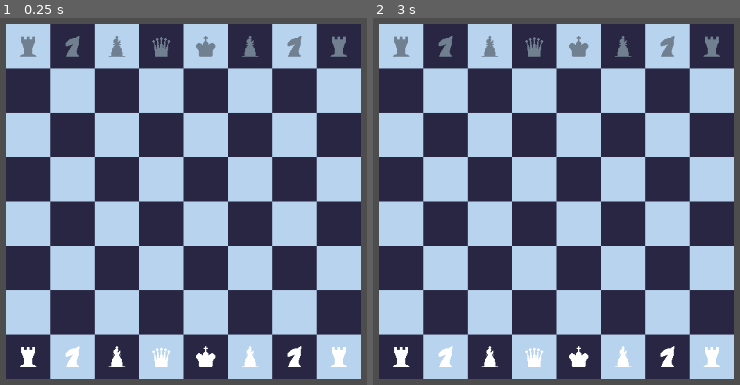
Above: before the commit, frames 1-2 (left to right).
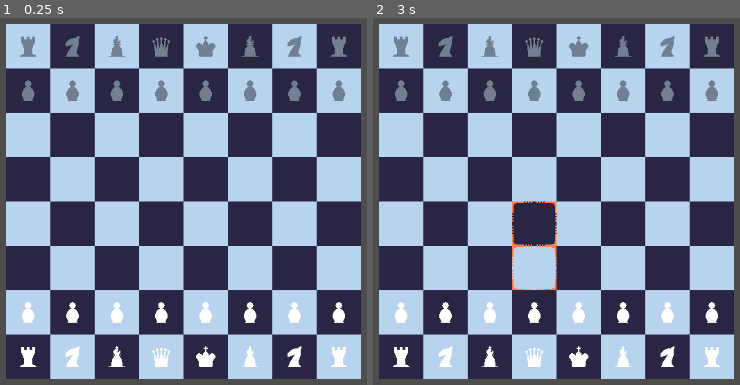
Above: after the commit, the same moments.

Repository: MDJolley/Godot-Chess
Game: Godot game, scene res://board/scenes/board.tscn
Two runs of this game, one before a commit and one after it. Both use one fixed random seed, a clock stepped at 60 frames per second and the inputs below.
Inputs (mouse positions are in pixels of both pictures, inside the frame that each line leads up to):
- Up to frame 1 (0.25 s): no input
- Up to frame 2 (3 s): tap Enter at 0.5, 2 s; move the mouse to (732, 179) at 0.52 s; click (732, 179) at 0.67 s; tap Space at 1.25, 2.75 s; move the mouse to (395, 223) at 1.27 s; click (395, 223) at 1.42 s; move the mouse to (637, 102) at 2.02 s; click (637, 102) at 2.17 s; move the mouse to (516, 289) at 2.77 s; click (516, 289) at 2.92 s

The runs differ from the first frame. In frame 1, 2.2% of the frame differs, in the area x 5-95%, y 16-84%; in frame 2, 2.6%.
Error before the commit: Parse Error: The member "hasMoved" already exists in parent class Piece. (res://pieces/model/pawn.gd:5)

Commit message:
removed the ability to castle with a pawn

Diff:
--- a/board/scripts/board.gd
+++ b/board/scripts/board.gd
@@ -67,18 +67,18 @@
 
 func movePiece(endTile) -> bool:
 	var piece = selectedTile.piece
-	var isKing = (selectedTile.piece.type == Piece.Type.KING)
+	var isCastling = (selectedTile.piece.type == Piece.Type.KING and (abs(selectedTile.location.x - endTile.location.x) > 0))
 	#If piece at starting location is null, return false.
 	if not piece: return false
 	#We need to decouple the piece from its original parent
 	selectedTile.remove_child(piece)
 	endTile.piece = piece
 	endTile.piece.hasMoved = true
-	if(isKing and (abs(selectedTile.location.x - endTile.location.x) > 0)):
-		if(endTile.location.x < 4):
+	if(isCastling):
+		if(endTile.location.x < 4 and boardState[endTile.location + Vector2(-1, 0)].piece.type == Piece.Type.ROOK):
 			selectedTile = boardState[endTile.location + Vector2(-1, 0)]
 			movePiece(boardState[endTile.location + Vector2(1, 0)])
-		elif(endTile.location.x > 4):
+		elif(endTile.location.x > 4 and boardState[endTile.location + Vector2(1, 0)].piece.type == Piece.Type.ROOK):
 			selectedTile = boardState[endTile.location + Vector2(1, 0)]
 			movePiece(boardState[endTile.location + Vector2(-1, 0)])
 	#For now we just return true if we didn't catch an issue early on.
--- a/pieces/model/pawn.gd
+++ b/pieces/model/pawn.gd
@@ -1,8 +1,5 @@
 extends Piece
 class_name Pawn
-
-#Remove this once Piece class has this bool
-var hasMoved : bool = false
 
 var legalMoves : Array = [Vector2(0, 1)]
 var attackMoves : Array = []
--- a/pieces/repo/bishop.tscn
+++ b/pieces/repo/bishop.tscn
@@ -6,7 +6,6 @@
 [node name="Piece" type="Node2D"]
 position = Vector2(32, 32)
 script = ExtResource("1_wuxrr")
-type = 3
 
 [node name="Sprite" type="Sprite2D" parent="."]
 texture = ExtResource("2_5emqr")
--- a/pieces/repo/knight.tscn
+++ b/pieces/repo/knight.tscn
@@ -6,7 +6,6 @@
 [node name="Piece" type="Node2D"]
 position = Vector2(32, 32)
 script = ExtResource("1_5q7mk")
-type = 2
 
 [node name="Sprite" type="Sprite2D" parent="."]
 texture = ExtResource("2_fw615")
--- a/pieces/repo/queen.tscn
+++ b/pieces/repo/queen.tscn
@@ -6,7 +6,6 @@
 [node name="Piece" type="Node2D"]
 position = Vector2(32, 32)
 script = ExtResource("1_mgxpl")
-type = 5
 
 [node name="Sprite" type="Sprite2D" parent="."]
 texture = ExtResource("2_6pwss")
--- a/pieces/repo/rook.tscn
+++ b/pieces/repo/rook.tscn
@@ -6,7 +6,6 @@
 [node name="Piece" type="Node2D"]
 position = Vector2(32, 32)
 script = ExtResource("1_1aqyd")
-type = 1
 
 [node name="Sprite" type="Sprite2D" parent="."]
 texture = ExtResource("2_cdjpm")
